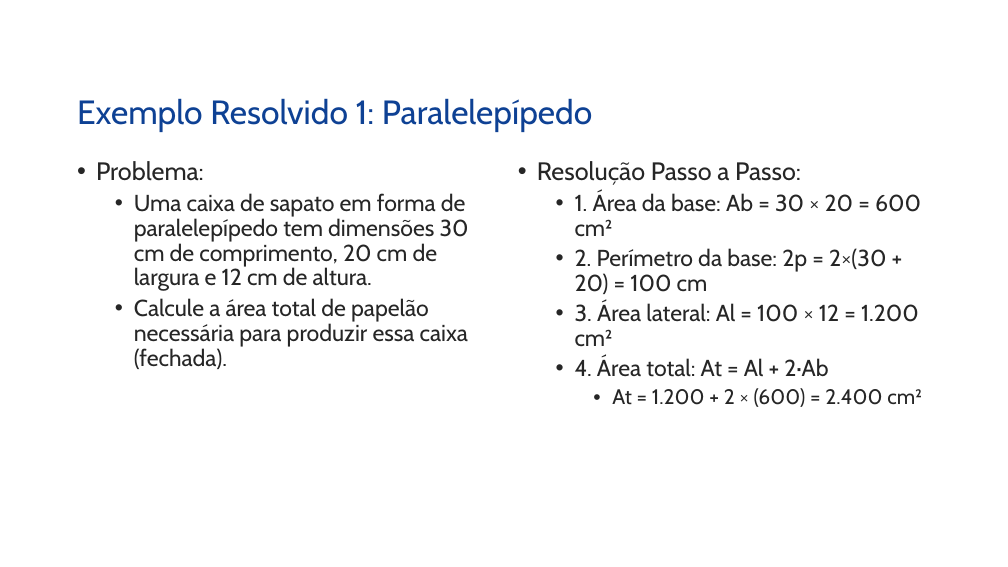
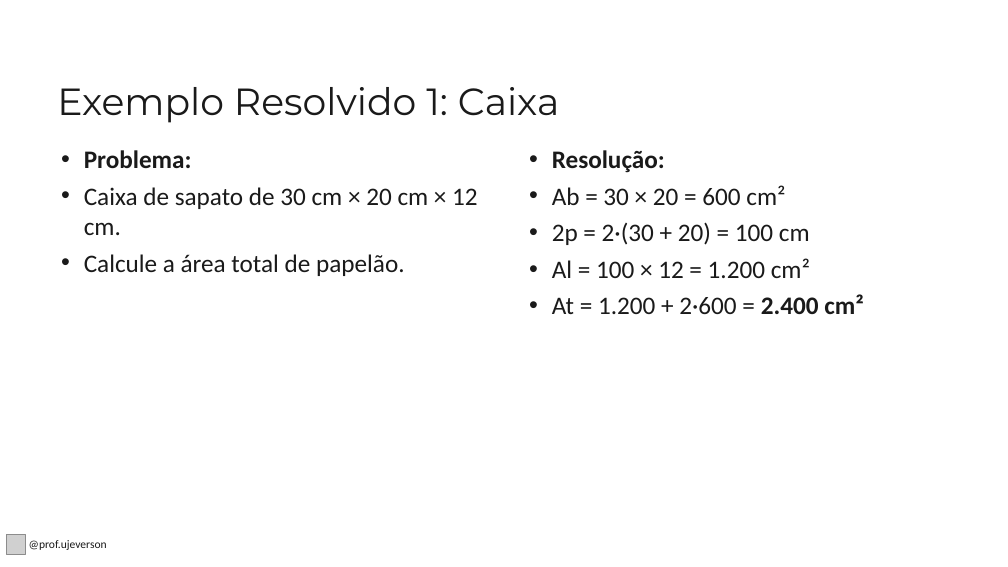
Before and after one commit to Ujeverson/uaippt, a slide deck: slide 15 of Prismas_Area_e_Volume_9Ano.pptx. Drawn at 1008x567 pixels with LibreOffice and Linux fonts; fonts in the diff are those of the drawing; grey boxes stand for pictures; background and template pictures are left out. Boxes give left, top, right and bottom in pixels: in the first picture for what was removed or moved away, otherwise in the second. Text is boxed around its words. In the diff, an @@ line names an element or a change of style, - is before the commit and + after.

```diff
--- a/Prismas_Area_e_Volume_9Ano.pptx
+++ b/Prismas_Area_e_Volume_9Ano.pptx
@@ title at bbox=[57, 87, 559, 123]: text changed; size 32 to 36 pt; font Cabin to Montserrat; text colour #0E4194 to #1A1A1A @@
-Exemplo Resolvido 1: Paralelepípedo
+Exemplo Resolvido 1: Caixa
@@ text "Problema:": place and size @@
-text "Problema:" at bbox=[96, 161, 469, 369]
+text "Problema:" at bbox=[84, 150, 478, 276]
@@ text at bbox=[84, 150, 192, 168]: font Cabin to Calibri, text colour #262626 to #1A1A1A, bold on in "Problema:"; indent changed; line spacing 0.9 to 1; less space between paragraphs @@
@@ text at bbox=[552, 150, 864, 314]: text changed; size 22 to 24 pt; font Cabin to Calibri; text colour #262626 to #1A1A1A @@
-• Resolução Passo a Passo:
-  • 1. Área da base: Ab = 30 × 20 = 600 cm²
-  • 2. Perímetro da base: 2p = 2×(30 + 20) = 100 cm
-  • 3. Área lateral: Al = 100 × 12 = 1.200 cm²
-  • 4. Área total: At = Al + 2·Ab
-    • At = 1.200 + 2 × (600) = 2.400 cm²
+• Resolução:
+• Ab = 30 × 20 = 600 cm²
+• 2p = 2·(30 + 20) = 100 cm
+• Al = 100 × 12 = 1.200 cm²
+• At = 1.200 + 2·600 = 2.400 cm²
@@ text at bbox=[84, 187, 478, 276]: text changed; size 22 to 24 pt; font Cabin to Calibri; text colour #262626 to #1A1A1A @@
-  • Uma caixa de sapato em forma de paralelepípedo tem dimensões 30 cm de comprimento, 20 cm de largura e 12 cm de altura.
-  • Calcule a área total de papelão necessária para produzir essa caixa (fechada).
+• Caixa de sapato de 30 cm × 20 cm × 12 cm.
+• Calcule a área total de papelão.
@@ picture added at bbox=[6, 535, 26, 554] @@
@@ text added at bbox=[29, 540, 107, 550], 11 pt, text #1A1A1A @@
+@prof.ujeverson
```
Also in this commit, not shown: 30 other slides changed, 2 slides added, 2 slides removed, 10 other files.
